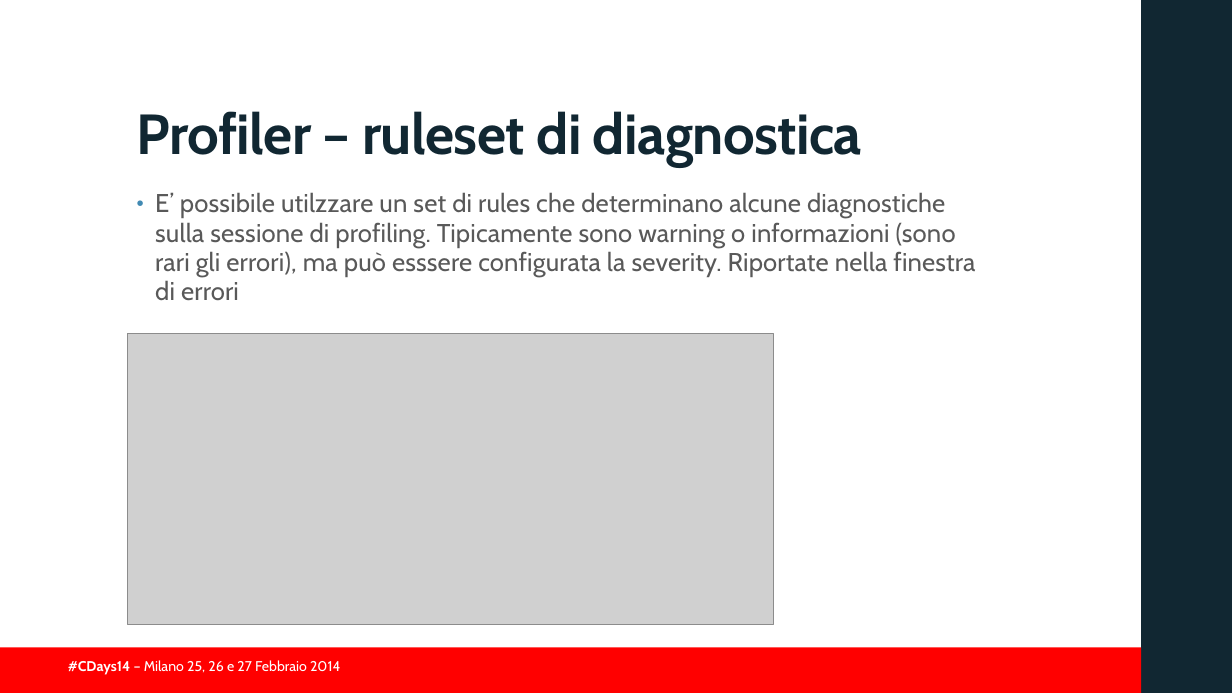
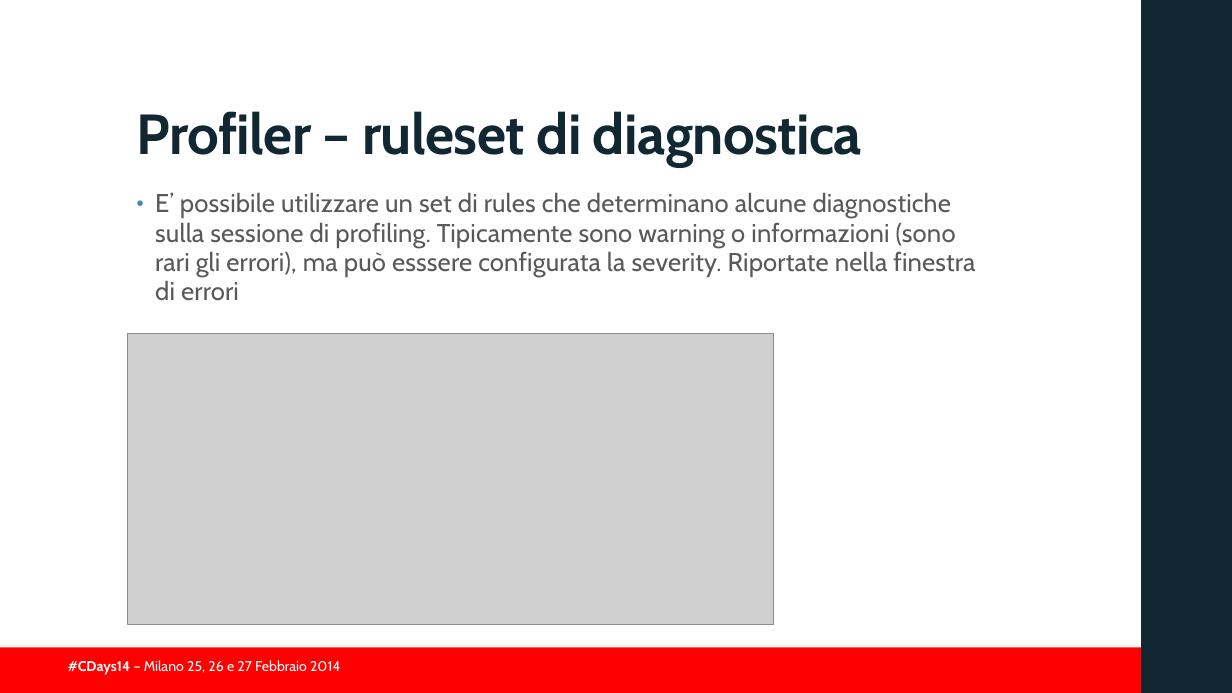
Before and after one commit to guidop/CDays14, a slide deck: slide 24 of presentazioneCDAYS2014.pptx. Drawn at 1232x693 pixels with LibreOffice and Linux fonts; fonts in the diff are those of the drawing; grey boxes stand for pictures; background and template pictures are left out. Boxes give left, top, right and bottom in pixels: in the first picture for what was removed or moved away, otherwise in the second. Text is boxed around its words. In the diff, an @@ line names an element or a change of style, - is before the commit and + after.

```diff
--- a/presentazioneCDAYS2014.pptx
+++ b/presentazioneCDAYS2014.pptx
@@ text at (155, 192, 975, 300): text changed @@
-• E’ possibile utilzzare un set di rules che determinano alcune diagnostiche sulla sessione di profiling. Tipicamente sono warning o informazioni (sono rari gli errori), ma può esssere configurata la severity. Riportate nella finestra di errori
+• E’ possibile utilizzare un set di rules che determinano alcune diagnostiche sulla sessione di profiling. Tipicamente sono warning o informazioni (sono rari gli errori), ma può esssere configurata la severity. Riportate nella finestra di errori
```
Also in this commit, not shown: 25 other slides changed, 1 slide removed, 3 other files.
